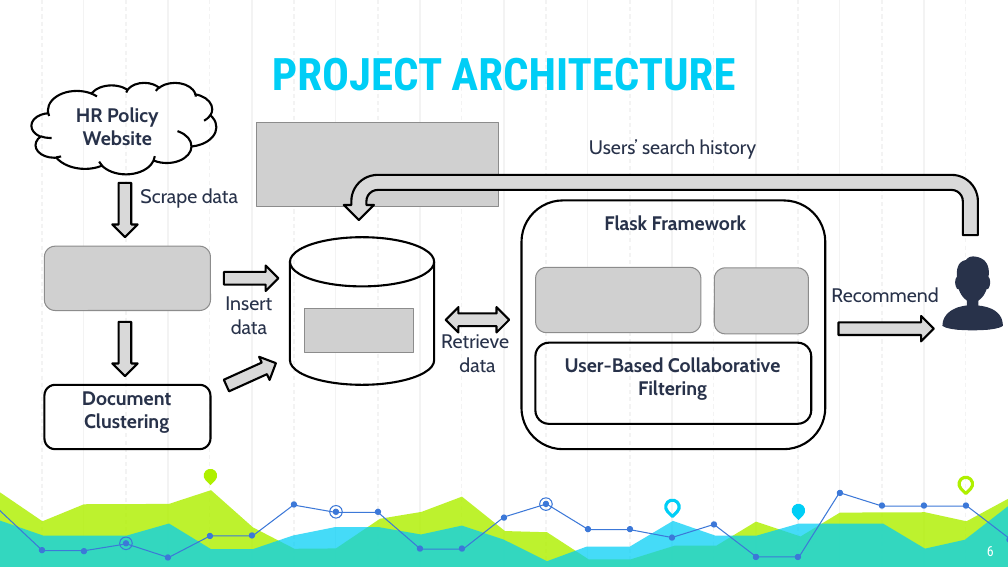
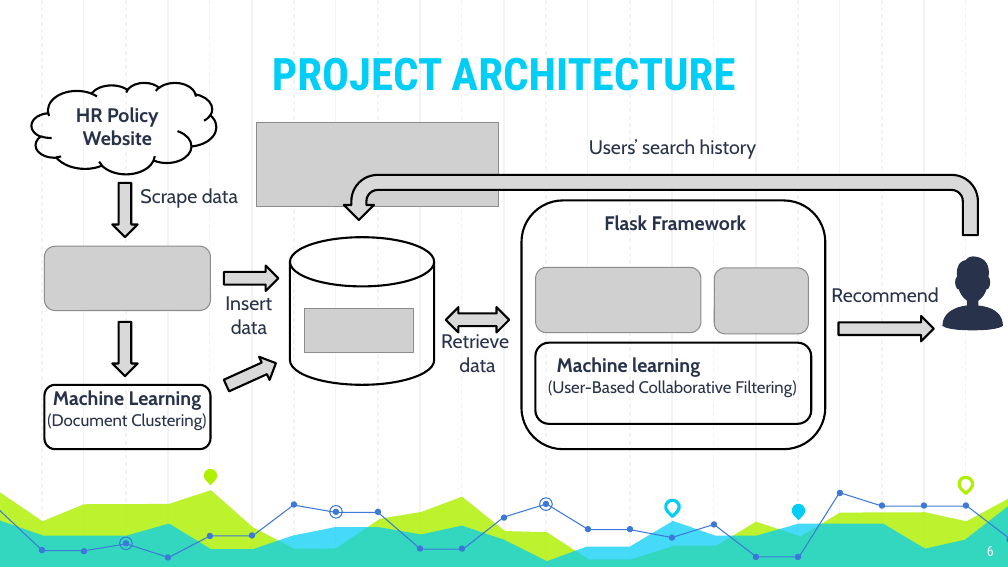
Before and after one commit to Andyayk/app, a slide deck: slide 6 of Graph Based Search.pptx. Drawn at 1008x567 pixels with LibreOffice and Linux fonts; fonts in the diff are those of the drawing; grey boxes stand for pictures. Boxes give left, top, right and bottom in pixels: in the first picture for what was removed or moved away, otherwise in the second. Text is boxed around its words. In the diff, an @@ line names an element or a change of style, - is before the commit and + after.

Commit message:
- update presentation

```diff
--- a/Graph Based Search.pptx
+++ b/Graph Based Search.pptx
@@ text at [548,357,796,397]: text changed; size 14 to 12 pt; bold off @@
-User-Based Collaborative Filtering
+Machine learning (User-Based Collaborative Filtering)
@@ text at [47,390,206,430]: text changed; size 14 to 12 pt; bold off @@
-Document Clustering
+Machine Learning (Document Clustering)
```
Also in this commit, not shown: 9 other slides changed, 1 slide added, 1 slide removed.
